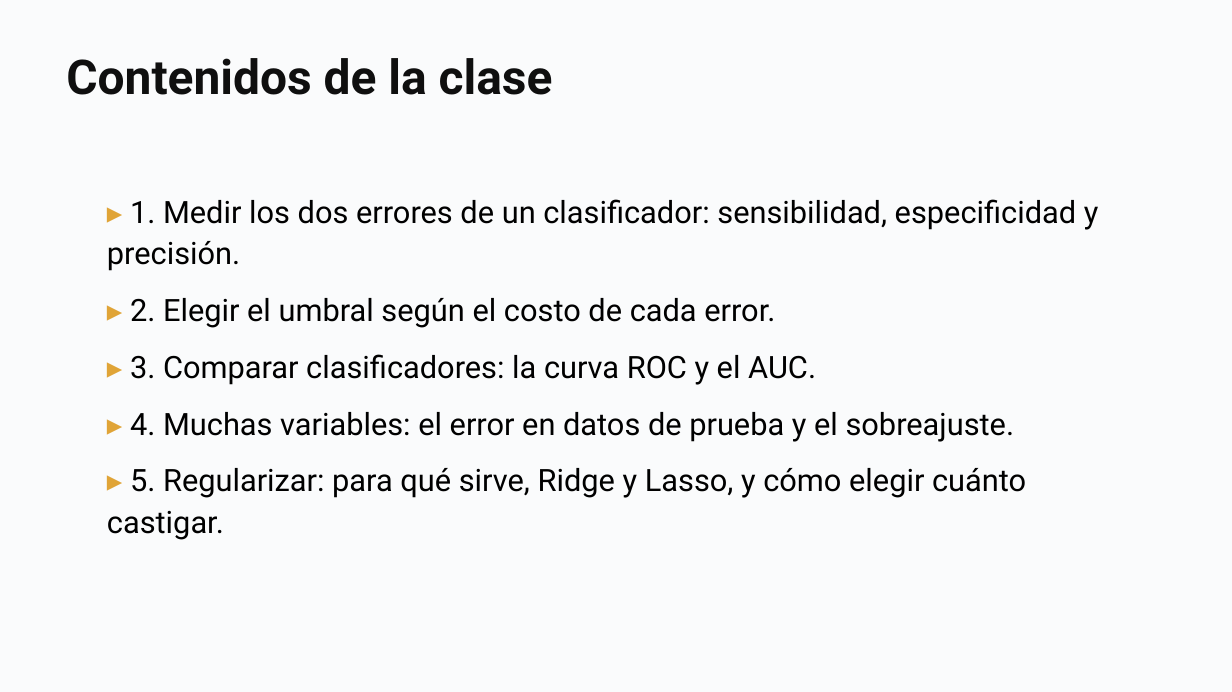
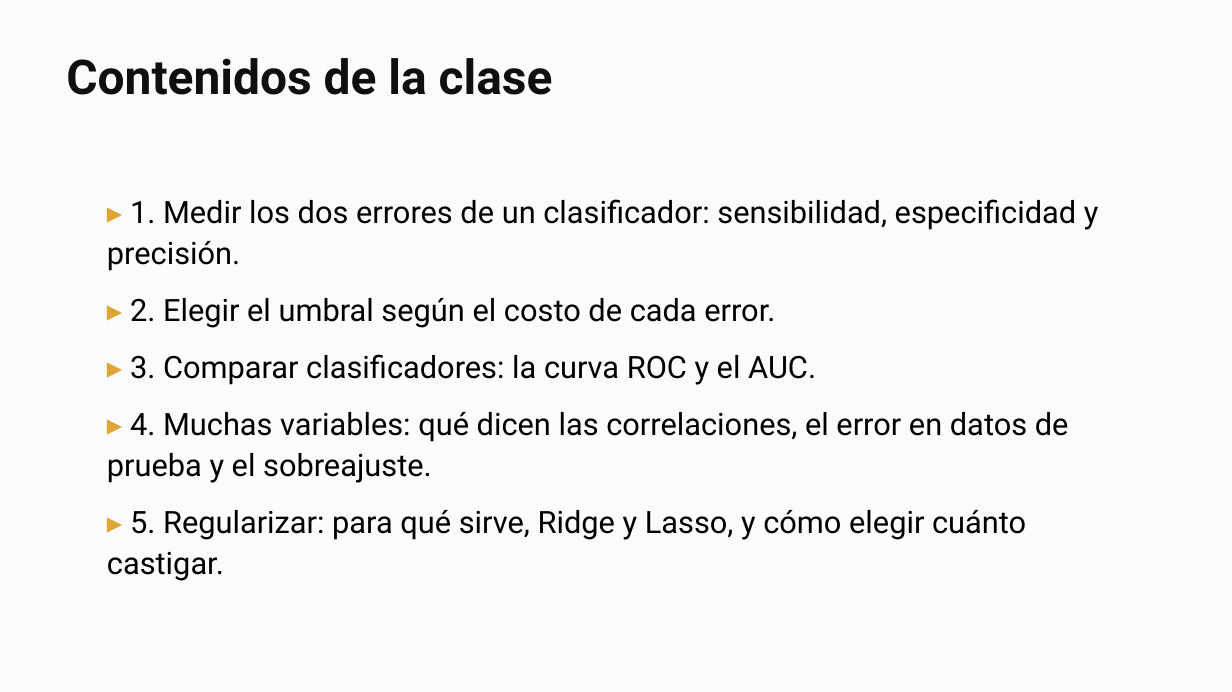
Before and after one commit to daniopitz/diplomado-cdd, a slide deck: slide 3 of presentaciones/clase07_evaluar_regularizar.pptx. Drawn at 1232x692 pixels with LibreOffice and Linux fonts; fonts in the diff are those of the drawing. Boxes give left, top, right and bottom in pixels: in the first picture for what was removed or moved away, otherwise in the second. Text is boxed around its words. In the diff, an @@ line names an element or a change of style, - is before the commit and + after.

```diff
--- a/presentaciones/clase07_evaluar_regularizar.pptx
+++ b/presentaciones/clase07_evaluar_regularizar.pptx
@@ text at (107, 412, 1069, 483): text changed @@
-▸ 4. Muchas variables: el error en datos de prueba y el sobreajuste.
+▸ 4. Muchas variables: qué dicen las correlaciones, el error en datos de prueba y el sobreajuste.
```
Also in this commit, not shown: 14 other slides changed, 16 slides added, 1 slide removed, 2 other files.
